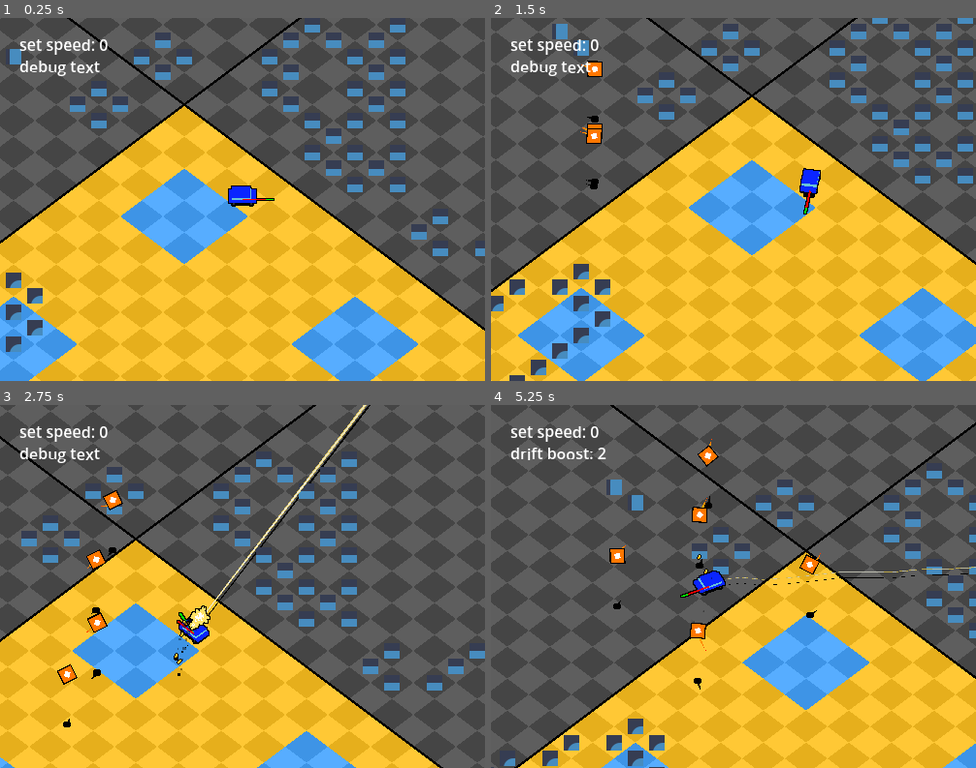
Above: before the commit, frames 1-4 (two rows, left to right).
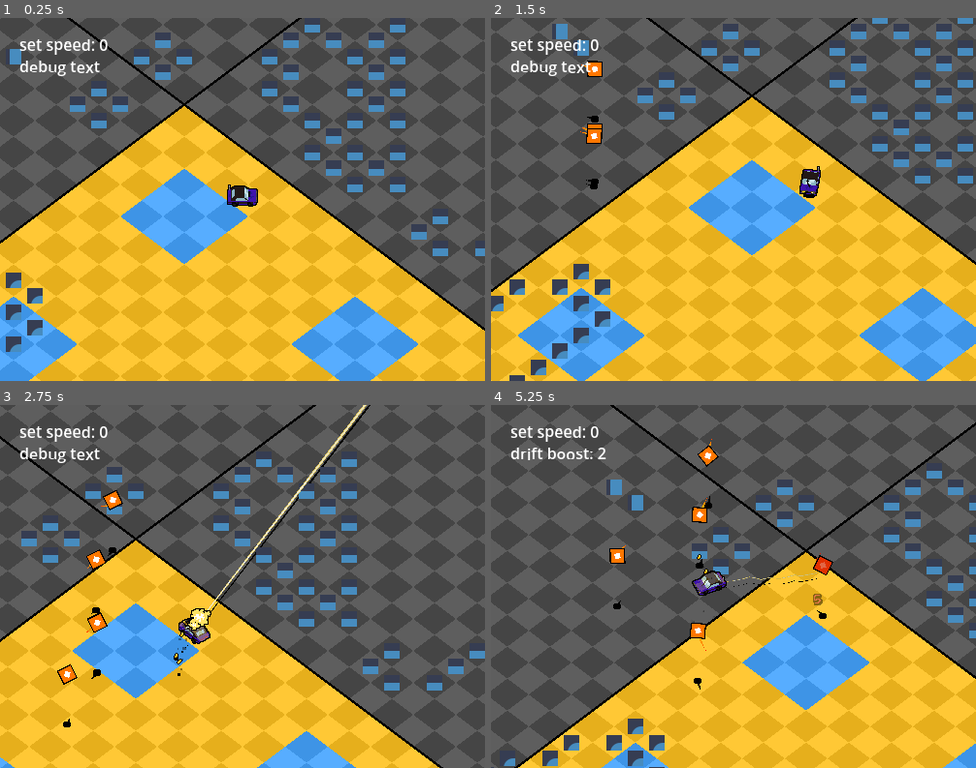
Above: after the commit, the same moments.

Repository: kaiakairos/yeehawDrive
Game: Godot game, scene res://world_scenes/test/test_track.tscn
Same seed, same stepped clock (60 frames per second), same inputs: the game is played once before the commit and once after it. The engine's default icon, where the game draws it, is replaced by a stand-in: a white triangle on a blue panel in a dark square.
Inputs (mouse positions are in pixels of both pictures, inside the frame that each line leads up to):
- Up to frame 1 (0.25 s): no input
- Up to frame 2 (1.5 s): tap Enter at 0.5 s; move the mouse to (840, 181) at 0.52 s; hold D (turnRight) 0.53-1.28 s; hold Space (hop) 0.53-1.28 s; tap F (testKey, bound only after the commit) at 0.6 s; move the mouse to (636, 217) at 1.27 s; hold S (brake) from 1.28 s (still down); tap Space (hop) at 1.35 s
- Up to frame 3 (2.75 s): tap Space (hop) at 1.52, 1.82, 2.3 s; tap F (testKey, bound only after the commit) at 1.55 s; move the mouse to (291, 506) at 2.02 s; release S (brake) at 2.03 s; press the mouse at (291, 506) at 2.03 s; hold D (turnRight) from 2.03 s (still down)
- Up to frame 4 (5.25 s): move the mouse to (709, 659) at 2.77 s; release D (turnRight) at 2.78 s; release the mouse at (709, 659) at 2.78 s; hold W (accelerate) 2.78-3.53 s; tap F (testKey, bound only after the commit) at 2.85, 3.6, 4.55 s; tap Space (hop) at 3.02, 3.32, 4.35, 4.52, 4.82 s; move the mouse to (879, 640) at 3.52 s; hold Space (hop) 3.53-4.28 s; hold A (turnLeft) 3.53-5.03 s; move the mouse to (588, 532) at 4.27 s; move the mouse to (757, 586) at 5.02 s; press the mouse at (757, 586) at 5.03 s; hold S (brake) from 5.03 s (still down)

The runs differ from the first frame. In frame 1, 0.3% of the frame differs, in the area x 46-57%, y 45-52%; in frame 2, 0.3%; in frame 3, 0.3%; in frame 4, 0.9%, in the area x 39-100%, y 40-59%.

Commit message:
super crazy sprite stack bullshit
most advanced sprite stack there ever was

Diff:
--- a/object_scenes/enemies/boidFlyer/boid_flyer.tscn
+++ b/object_scenes/enemies/boidFlyer/boid_flyer.tscn
@@ -73,7 +73,7 @@
 script = ExtResource("5_usivf")
 healthCompenent = NodePath("../../HealthComponent")
 parentObject = NodePath("../..")
-radius = 14.0
+radius = 18.0
 metadata/_custom_type_script = "uid://cfr45d0l135cu"
 
 [node name="HealthComponent" type="Node" parent="." unique_id=210973293]
--- a/object_scenes/player/gun_handler.gd
+++ b/object_scenes/player/gun_handler.gd
@@ -22,6 +22,7 @@
 		summonBullet()
 		timer = delay
 
+	$"../SubViewport/Flash".modulate.a = move_toward($"../SubViewport/Flash".modulate.a,0.0,delta * 4.0)
 
 func summonBullet()-> void:
 	var obj :BulletHitscan = load("res://object_scenes/bullets/hitscan/bullet_hitscan.tscn").instantiate()
@@ -55,6 +56,9 @@
 
 	flashSprite2.position = flashSprite1.position + (get_local_mouse_position().normalized() * 12)
 
+	$"../SubViewport/Flash".modulate.a = 0.5
+	$"../SubViewport/Flash".rotation = randf()
+
 	await get_tree().process_frame
 	flashSprite2.scale = Vector2(1.5,1.5)
 	flashSprite1.scale = Vector2(0.75,0.75)
--- a/object_scenes/player/playerCar.tscn
+++ b/object_scenes/player/playerCar.tscn
@@ -2,12 +2,18 @@
 
 [ext_resource type="Script" uid="uid://nw2nemsknabv" path="res://object_scenes/player/player_car.gd" id="1_rsetr"]
 [ext_resource type="Texture2D" uid="uid://b1a3ff0tffs74" path="res://object_scenes/player/sprites/shadow.png" id="2_2mpte"]
+[ext_resource type="Shader" uid="uid://b113as8ovxkwt" path="res://zeeg/shaders_materials/canvasOutlineWithUV/canvasGroupOutlineWithUV.gdshader" id="2_b61pa"]
 [ext_resource type="Material" uid="uid://dpas1j5aixd1e" path="res://zeeg/shaders_materials/canvasGroupOutline/canvasGroupOutline.tres" id="2_eamtm"]
 [ext_resource type="Texture2D" uid="uid://bcps8mno6b8bl" path="res://object_scenes/player/sprites/flash.png" id="4_eamtm"]
 [ext_resource type="Material" uid="uid://blthl8litkxca" path="res://zeeg/shaders_materials/worldGridPlaceholder/worldGridPlaceholder.tres" id="4_m5nwo"]
 [ext_resource type="Script" uid="uid://bgqml2m1hmbl2" path="res://object_scenes/player/gun_handler.gd" id="5_dnn2p"]
 [ext_resource type="Script" uid="uid://b2ojjqp0ucgev" path="res://classes/classHealthComponent.gd" id="7_1pw4n"]
 [ext_resource type="Script" uid="uid://cfr45d0l135cu" path="res://classes/classHitBox.gd" id="8_xgjc2"]
+[ext_resource type="Script" uid="uid://c7efii8nfqvaj" path="res://object_scenes/player/skinAnimations.gd" id="10_gse8d"]
+[ext_resource type="Texture2D" uid="uid://dl1h61jds03td" path="res://object_scenes/player/sprites/test.png" id="10_pui18"]
+[ext_resource type="Texture2D" uid="uid://drjsx6ecthr4y" path="res://object_scenes/player/sprites/windshieldWiper.png" id="11_pui18"]
+[ext_resource type="Texture2D" uid="uid://8yj81ni5ykk5" path="res://object_scenes/player/sprites/brakeLight.png" id="13_k6d32"]
+[ext_resource type="Texture2D" uid="uid://dq8j105nqwnjt" path="res://object_scenes/player/sprites/wheelSpin.png" id="14_kpalf"]
 
 [sub_resource type="Curve" id="Curve_rsetr"]
 _limits = [0.0, 0.2, 0.0, 1.0]
@@ -21,14 +27,29 @@
 [sub_resource type="CircleShape2D" id="CircleShape2D_kytb2"]
 radius = 6.0827627
 
-[node name="PlayerCar" type="CharacterBody2D" unique_id=1822216303 node_paths=PackedStringArray("spriteStackContainer", "otherContainer", "camera", "shadow", "debugLineVelocity", "debugLineCarFacingDir", "dbeugLineWheelFacingDir", "label1", "label2", "tireMarker1", "tireMarker2", "tireMarker3", "tireMarker4")]
+[sub_resource type="ViewportTexture" id="ViewportTexture_nct0c"]
+viewport_path = NodePath("SubViewport")
+
+[sub_resource type="ShaderMaterial" id="ShaderMaterial_gse8d"]
+resource_local_to_scene = true
+shader = ExtResource("2_b61pa")
+shader_parameter/line_colour = Color(0, 0, 0, 1)
+shader_parameter/line_thickness = 1
+shader_parameter/uvMapTexture = SubResource("ViewportTexture_nct0c")
+
+[sub_resource type="Gradient" id="Gradient_k6d32"]
+colors = PackedColorArray(1, 0.11207495, 0, 1, 1, 0, 0, 1)
+
+[node name="PlayerCar" type="CharacterBody2D" unique_id=1822216303 node_paths=PackedStringArray("spriteStackContainer", "wheelStackContainer", "otherContainer", "camera", "shadow", "debugLineVelocity", "debugLineCarFacingDir", "dbeugLineWheelFacingDir", "label1", "label2", "tireMarker1", "tireMarker2", "tireMarker3", "tireMarker4")]
 script = ExtResource("1_rsetr")
 turnStrengthCurve = SubResource("Curve_rsetr")
 hopAnimationCurve = SubResource("Curve_2mpte")
 spriteStackContainer = NodePath("SpriteGroup/spriteContainer")
+wheelStackContainer = NodePath("SpriteGroup/wheelContainer")
 otherContainer = NodePath("SpriteGroup/otherContainer")
 camera = NodePath("Camera2D")
 shadow = NodePath("SpriteGroup/otherContainer/Shadow")
+showDebugLines = false
 debugLineVelocity = NodePath("SpriteGroup/actualVel")
 debugLineCarFacingDir = NodePath("SpriteGroup/carFacing")
 dbeugLineWheelFacingDir = NodePath("SpriteGroup/wheelMotion")
@@ -43,8 +64,10 @@
 shape = SubResource("CircleShape2D_kytb2")
 
 [node name="SpriteGroup" type="CanvasGroup" parent="." unique_id=1294703876]
-material = ExtResource("2_eamtm")
+material = SubResource("ShaderMaterial_gse8d")
 scale = Vector2(1, 0.75)
+
+[node name="wheelContainer" type="Node2D" parent="SpriteGroup" unique_id=599864906]
 
 [node name="spriteContainer" type="Node2D" parent="SpriteGroup" unique_id=147573893]
 
@@ -65,6 +88,12 @@
 [node name="Shadow" type="Sprite2D" parent="SpriteGroup/otherContainer" unique_id=182853938]
 z_index = -2
 texture = ExtResource("2_2mpte")
+
+[node name="antenna" type="Line2D" parent="SpriteGroup/otherContainer" unique_id=49907009]
+position = Vector2(-13, -6.666667)
+points = PackedVector2Array(0, -10.666667, 0, -29.333336)
+width = 1.0
+gradient = SubResource("Gradient_k6d32")
 
 [node name="actualVel" type="Line2D" parent="SpriteGroup" unique_id=1269617731]
 points = PackedVector2Array(100, -1, 0, -1)
@@ -145,3 +174,51 @@
 parentObject = NodePath("..")
 radius = 4.0
 metadata/_custom_type_script = "uid://cfr45d0l135cu"
+
+[node name="SubViewport" type="SubViewport" parent="." unique_id=44131190 node_paths=PackedStringArray("parent")]
+canvas_item_default_texture_filter = 0
+size = Vector2i(96, 96)
+script = ExtResource("10_gse8d")
+parent = NodePath("..")
+
+[node name="Test" type="Sprite2D" parent="SubViewport" unique_id=1453832377]
+texture = ExtResource("10_pui18")
+centered = false
+
+[node name="Windshield" type="Node2D" parent="SubViewport" unique_id=1608268005]
+position = Vector2(40, 33)
+
+[node name="Sprite2D" type="Sprite2D" parent="SubViewport/Windshield" unique_id=277480465]
+scale = Vector2(1, 0.75)
+texture = ExtResource("11_pui18")
+centered = false
+offset = Vector2(-2, -1)
+
+[node name="Flash" type="Sprite2D" parent="SubViewport" unique_id=1267108873]
+modulate = Color(1, 1, 1, 0)
+position = Vector2(40.82, 22.36)
+scale = Vector2(3.08, 3.08)
+texture = ExtResource("4_eamtm")
+
+[node name="brakeLight" type="Sprite2D" parent="SubViewport" unique_id=15831787]
+visible = false
+position = Vector2(40, 11)
+texture = ExtResource("13_k6d32")
+
+[node name="wheels" type="Node2D" parent="SubViewport" unique_id=347533237]
+position = Vector2(11.5, 60.5)
+
+[node name="wheel1" type="Sprite2D" parent="SubViewport/wheels" unique_id=1006613781]
+texture = ExtResource("14_kpalf")
+
+[node name="wheel2" type="Sprite2D" parent="SubViewport/wheels" unique_id=1334613736]
+position = Vector2(16, 0)
+texture = ExtResource("14_kpalf")
+
+[node name="wheel3" type="Sprite2D" parent="SubViewport/wheels" unique_id=528135101]
+position = Vector2(41, 0)
+texture = ExtResource("14_kpalf")
+
+[node name="wheel4" type="Sprite2D" parent="SubViewport/wheels" unique_id=1581429330]
+position = Vector2(57, 0)
+texture = ExtResource("14_kpalf")
--- a/object_scenes/player/player_car.gd
+++ b/object_scenes/player/player_car.gd
@@ -13,6 +13,7 @@
 @export var hopAnimationCurve :Curve
 @export_group("Nodes")
 @export var spriteStackContainer :Node2D
+@export var wheelStackContainer :Node2D
 @export var otherContainer :Node2D
 @export var camera :Camera2D
 @export_subgroup("Effects")
@@ -57,13 +58,25 @@
 
 
 	# generate sprite sheet automatically
-	var frameTotal :int = 20
+	var frameTotal :int = 15
 	for i in range(frameTotal):
-		var spr :Sprite2D = Sprite2D.new()
-		spr.texture = load("res://object_scenes/player/sprites/greenSquare.png")
-		spr.hframes = frameTotal
-		spr.frame = i
-		spriteStackContainer.add_child(spr)
+		for layerUp in range(2):
+			var spr :Sprite2D = Sprite2D.new()
+			spr.texture = load("res://object_scenes/player/sprites/greenSquare.png")
+			spr.hframes = frameTotal
+			spr.vframes = 3
+			spr.frame_coords.x = frameTotal - i - 1
+			spriteStackContainer.add_child(spr)
+
+	var wheelFrameTotal :int = 5
+	for i in range(wheelFrameTotal):
+		for layerUp in range(2):
+			var spr :Sprite2D = Sprite2D.new()
+			spr.texture = load("res://object_scenes/player/sprites/wheelStack.png")
+			spr.hframes = wheelFrameTotal
+			spr.vframes = 3
+			spr.frame_coords.x = wheelFrameTotal - i - 1
+			wheelStackContainer.add_child(spr)
 
 	debugLineVelocity.visible = showDebugLines
 	debugLineCarFacingDir.visible = showDebugLines
@@ -72,6 +85,8 @@
 func _process(delta: float) -> void:
 	processWheelDirection(delta)
 	checkforHopInput()
+
+
 
 	match state:
 		0: # drive
@@ -96,6 +111,13 @@
 	if showDebugLines:
 		updateDebugLines()
 	updateDebugLabels()
+
+	antennaAnimation()
+
+	if Input.is_action_just_pressed("testKey"):
+		$SubViewport.playAnimWindshieldWiper()
+
+
 
 func applyAcceleration(delta:float) -> void:
 	var target :float = 0.0
@@ -163,6 +185,7 @@
 		driftVelLengthSave = trueVelocity.length()
 	var hopSample :float = hopAnimationCurve.sample( hopTimer/hopTimeAmount)
 	spriteStackContainer.position.y = hopSample * -8.0
+	wheelStackContainer.position.y = spriteStackContainer.position.y
 	var erm :float = 1.0 - (hopSample*0.25)
 	shadow.scale = Vector2(erm,erm)
 
@@ -208,7 +231,25 @@
 func stackThemSprites() -> void:
 	var i :int = 0
 	for child in spriteStackContainer.get_children():
-		child.position.y = -i * 0.5
+
+		child.frame_coords.y = 0
+		if Input.is_action_pressed("turnLeft"):
+			child.frame_coords.y = 1
+		if Input.is_action_pressed("turnRight"):
+			child.frame_coords.y = 2
+
+		child.position.y = -i * 0.4
+		child.rotation =  carDirection.angle()
+		i += 1
+
+	i=0
+	for child in wheelStackContainer.get_children():
+		child.frame_coords.y = 0
+		if Input.is_action_pressed("turnLeft"):
+			child.frame_coords.y = 1
+		if Input.is_action_pressed("turnRight"):
+			child.frame_coords.y = 2
+		child.position.y = -i * 0.4
 		child.rotation =  carDirection.angle()
 		i += 1
 
@@ -225,3 +266,11 @@
 
 func predictFuturePosition(time:float) -> Vector2:
 	return global_position + (time * velocity)
+
+func antennaAnimation() -> void:
+	$SpriteGroup/otherContainer/antenna.position = Vector2(-13,-6.66) + spriteStackContainer.position.rotated(-otherContainer.rotation)
+	$SpriteGroup/otherContainer/antenna.rotation = -otherContainer.rotation
+	$SpriteGroup/otherContainer/antenna.clear_points()
+	$SpriteGroup/otherContainer/antenna.add_point(Vector2(0,-6))
+	$SpriteGroup/otherContainer/antenna.add_point(Vector2(0,-10) + (velocity * -0.005))
+	$SpriteGroup/otherContainer/antenna.add_point(Vector2(0,-13) + (velocity * -0.012))
--- /dev/null
+++ b/object_scenes/player/skinAnimations.gd
@@ -0,0 +1,34 @@
+extends SubViewport
+
+@export var parent :PlayerCar
+
+func _process(delta: float) -> void:
+	$brakeLight.visible = Input.is_action_pressed("brake")
+
+	$wheels/wheel1.rotate(parent.velocity.length() * delta * -0.06)
+	$wheels/wheel2.rotate(parent.velocity.length() * delta * -0.06)
+
+	$wheels/wheel3.rotate(parent.velocity.length() * delta * 0.06)
+	$wheels/wheel4.rotate(parent.velocity.length() * delta * 0.06)
+
+var playingWindshieldWiper :bool = false
+func playAnimWindshieldWiper() -> void:
+	if playingWindshieldWiper:
+		return
+
+
+
+	playingWindshieldWiper = true
+	for i in range(3):
+		var tween :Tween= get_tree().create_tween()
+		tween.set_parallel(true)
+		tween.tween_property($Windshield/Sprite2D,"rotation",-(PI),0.25)#.set_ease(Tween.EASE_IN_OUT).set_trans(Tween.TRANS_QUAD)
+
+		await tween.finished
+
+		var tweenBack :Tween= get_tree().create_tween()
+		tweenBack.set_parallel(true)
+		tweenBack.tween_property($Windshield/Sprite2D,"rotation",0.0,0.25)
+		await tweenBack.finished
+
+	playingWindshieldWiper = false
--- a/project.godot
+++ b/project.godot
@@ -13,6 +13,7 @@
 config/name="yeehawDrive"
 run/main_scene="uid://ioga8i1ygycu"
 config/features=PackedStringArray("4.7", "GL Compatibility")
+run/max_fps=60
 config/icon="res://icon.svg"
 
 [autoload]
@@ -71,6 +72,11 @@
 "events": [Object(InputEventMouseButton,"resource_local_to_scene":false,"resource_name":"","device":-1,"window_id":0,"a …(253 unchanged characters)…
 ]
 }
+testKey={
+"deadzone": 0.2,
+"events": [Object(InputEventKey,"resource_local_to_scene":false,"resource_name":"","device":-1,"window_id":0,"alt_pressed":false,"shift_pressed":false,"ctrl_pressed":false,"meta_pressed":false,"pressed":false,"keycode":0,"physical_keycode":70,"key_label":0,"unicode":102,"location":0,"echo":false,"script":null)
+]
+}
 
 [physics]
 
--- a/zeeg/shaders_materials/canvasGroupOutline/canvasGroupOutline.gdshader
+++ b/zeeg/shaders_materials/canvasGroupOutline/canvasGroupOutline.gdshader
@@ -4,7 +4,12 @@
 uniform int line_thickness: hint_range(0, 10) = 1;
 uniform sampler2D screen_texture : hint_screen_texture, repeat_disable, filter_nearest;
 
+uniform sampler2D uvMapTexture :repeat_disable,filter_nearest;
+
 void fragment() {
+
+
+
 	vec2 size = SCREEN_PIXEL_SIZE * float(line_thickness);
 	float line_alpha = 0.0;
 	for (float i = -size.x; i <= size.x; i += SCREEN_PIXEL_SIZE.x) {
@@ -15,4 +20,5 @@
 	vec4 colour = texture(screen_texture, SCREEN_UV);
 	vec4 outline = vec4(line_colour, min(line_alpha, 1.0));
 	COLOR *= mix(outline, colour, colour.a);
+
 }
--- /dev/null
+++ b/zeeg/shaders_materials/canvasOutlineWithUV/canvasGroupOutlineWithUV.gdshader
@@ -0,0 +1,31 @@
+shader_type canvas_item;
+
+uniform vec3 line_colour: source_color = vec3(1.0);
+uniform int line_thickness: hint_range(0, 10) = 1;
+uniform sampler2D screen_texture : hint_screen_texture, repeat_disable, filter_nearest;
+
+uniform sampler2D uvMapTexture :repeat_disable,filter_nearest;
+
+void fragment() {
+
+
+
+	vec2 size = SCREEN_PIXEL_SIZE * float(line_thickness);
+	float line_alpha = 0.0;
+	for (float i = -size.x; i <= size.x; i += SCREEN_PIXEL_SIZE.x) {
+		for (float j = -size.y; j <= size.y; j += SCREEN_PIXEL_SIZE.y) {
+			line_alpha += texture(screen_texture, SCREEN_UV + vec2(i, j)).a;
+		}
+	}
+	vec4 colour = texture(screen_texture, SCREEN_UV);
+	vec4 outline = vec4(line_colour, min(line_alpha, 1.0));
+	COLOR *= mix(outline, colour, colour.a);
+
+	vec4 colorSave = COLOR;
+	if (colorSave.a > 0.5){
+		vec2 erm = vec2( colorSave.r,colorSave.g);
+		vec4 textureColor = texture(uvMapTexture,erm);
+		COLOR = textureColor;
+	}
+
+}
--- /dev/null
+++ b/zeeg/shaders_materials/canvasOutlineWithUV/canvasGroupOutlineWithUV.tres
@@ -0,0 +1,8 @@
+[gd_resource type="ShaderMaterial" format=3 uid="uid://b5prkdn5mfgyg"]
+
+[ext_resource type="Shader" uid="uid://b113as8ovxkwt" path="res://zeeg/shaders_materials/canvasOutlineWithUV/canvasGroupOutlineWithUV.gdshader" id="1_ftcd7"]
+
+[resource]
+shader = ExtResource("1_ftcd7")
+shader_parameter/line_colour = Color(0, 0, 0, 1)
+shader_parameter/line_thickness = 1
--- /dev/null
+++ b/zeeg/shaders_materials/uvTest/uv_map_test.gdshader
@@ -0,0 +1,15 @@
+shader_type canvas_item;
+
+void vertex() {
+	// Called for every vertex the material is visible on.
+}
+
+void fragment() {
+	COLOR.b = 0.0;
+	COLOR.rg = UV;
+}
+
+//void light() {
+//	// Called for every pixel for every light affecting the CanvasItem.
+//	// Uncomment to replace the default light processing function with this one.
+//}
--- /dev/null
+++ b/zeeg/shaders_materials/uvTest/uv_map_test.tscn
@@ -0,0 +1,15 @@
+[gd_scene format=3 uid="uid://3bmewobdnwco"]
+
+[ext_resource type="Shader" uid="uid://b101ybl8ekx1q" path="res://zeeg/shaders_materials/uvTest/uv_map_test.gdshader" id="1_mhgwf"]
+
+[sub_resource type="ShaderMaterial" id="ShaderMaterial_kytb2"]
+shader = ExtResource("1_mhgwf")
+
+[node name="UVMapTest" type="Node2D" unique_id=2019866923]
+
+[node name="ColorRect" type="ColorRect" parent="." unique_id=1657598507]
+material = SubResource("ShaderMaterial_kytb2")
+offset_left = 40.0
+offset_top = 38.0
+offset_right = 136.0
+offset_bottom = 134.0
Not shown, added: export_presets.cfg
Not shown, added: object_scenes/player/skinAnimations.gd.uid
Binary file added: object_scenes/player/sprites/brakeLight.png
Not shown, added: object_scenes/player/sprites/brakeLight.png.import
Binary file added: object_scenes/player/sprites/carVoxelExport.ase
Binary file changed: object_scenes/player/sprites/greenSquare.png
Binary file added: object_scenes/player/sprites/test.png
Not shown, added: object_scenes/player/sprites/test.png.import
Binary file added: object_scenes/player/sprites/wheelSpin.png
Not shown, added: object_scenes/player/sprites/wheelSpin.png.import
Binary file added: object_scenes/player/sprites/wheelStack.png
Not shown, added: object_scenes/player/sprites/wheelStack.png.import
(and 8 more such lines)
